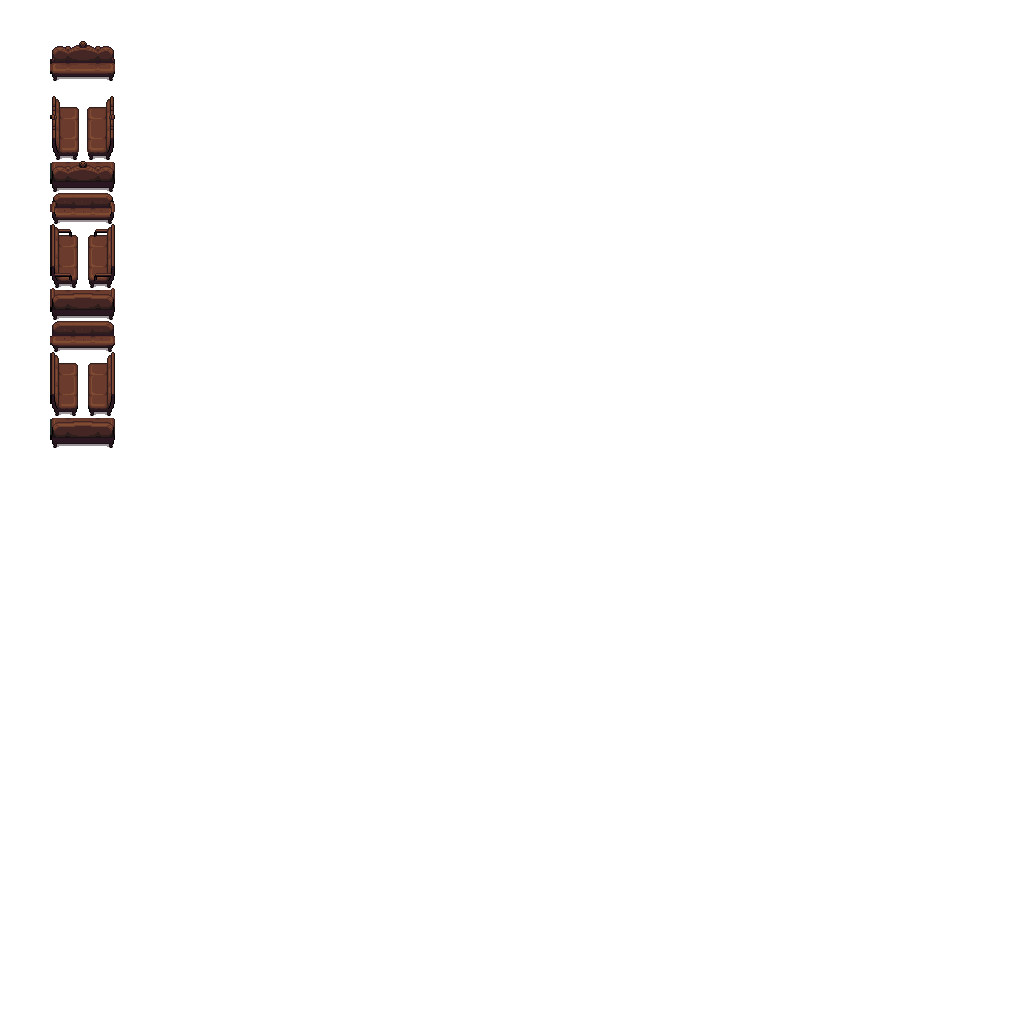
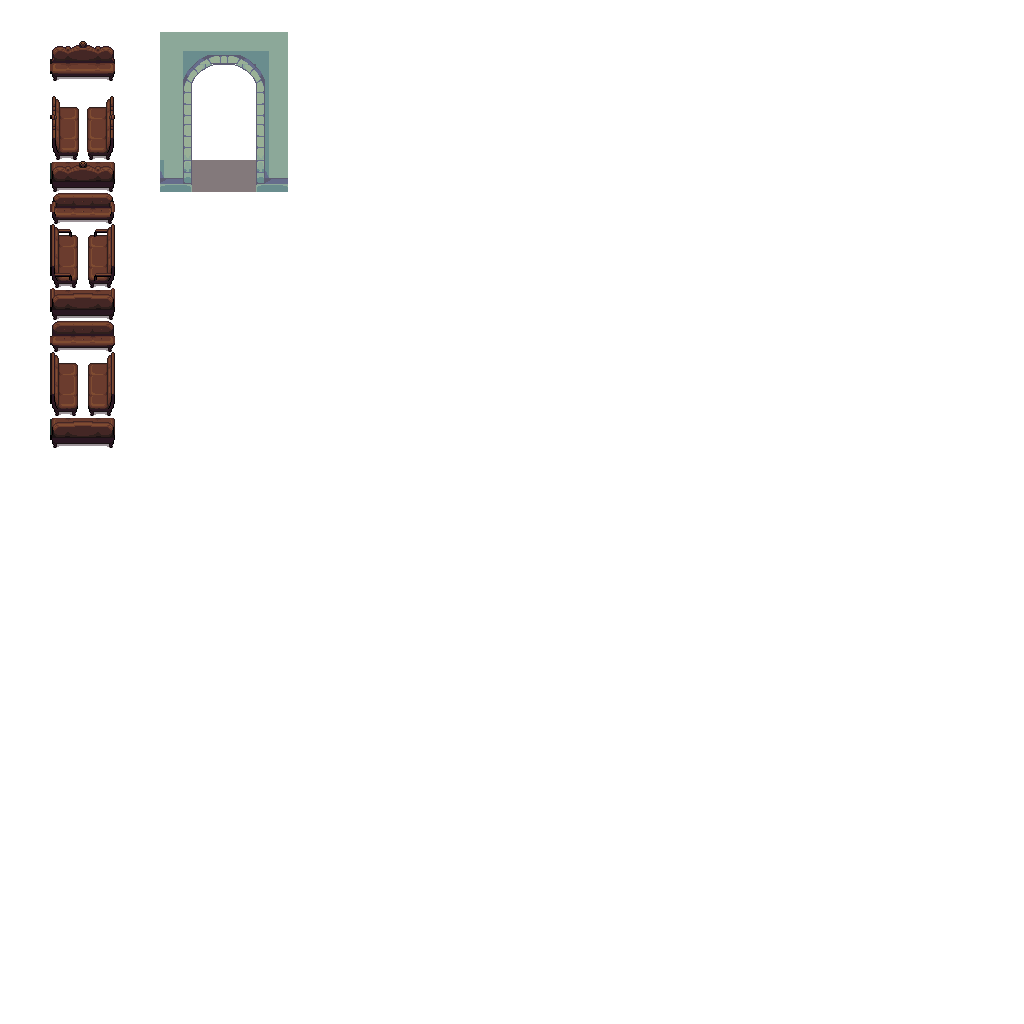
The second 1024×1024 image is a revision of the first. Changes to its layers:
added layer "Ebene 4" above "Ebene 3" over [160, 32, 288, 64]
added layer "Ebene 3" above "Ebene 2" over [192, 32, 224, 64]
added layer "Ebene 2" above "Ebene 1" over [160, 64, 288, 192]
